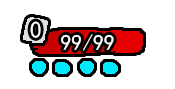
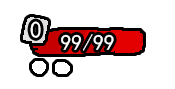
Comparing the layer stacks of the two w=175, h=89 images. Changes:
added layer "强化点1" in group "怪物部分的ui" over [left=52, top=59, right=73, bottom=77]
renamed "怪物强化点 拷贝" to "强化点2", moved it above "强化点1-底色", painted on it over [left=29, top=58, right=121, bottom=77]
added layer "强化点1-底色" in group "怪物部分的ui" over [left=54, top=61, right=71, bottom=76]
renamed "怪物强化点 拷贝 2" to "强化点2-底色", painted on it over [left=29, top=58, right=121, bottom=77]
